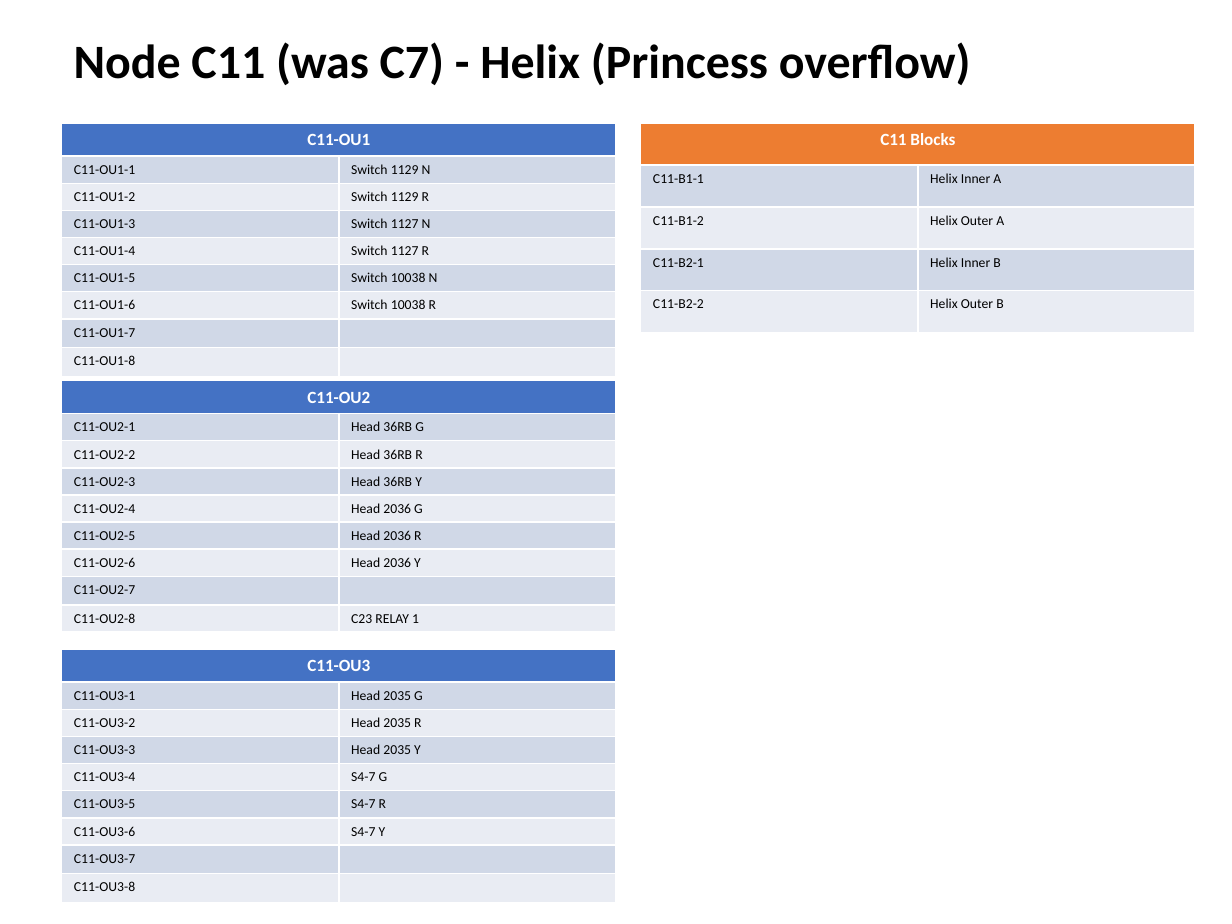
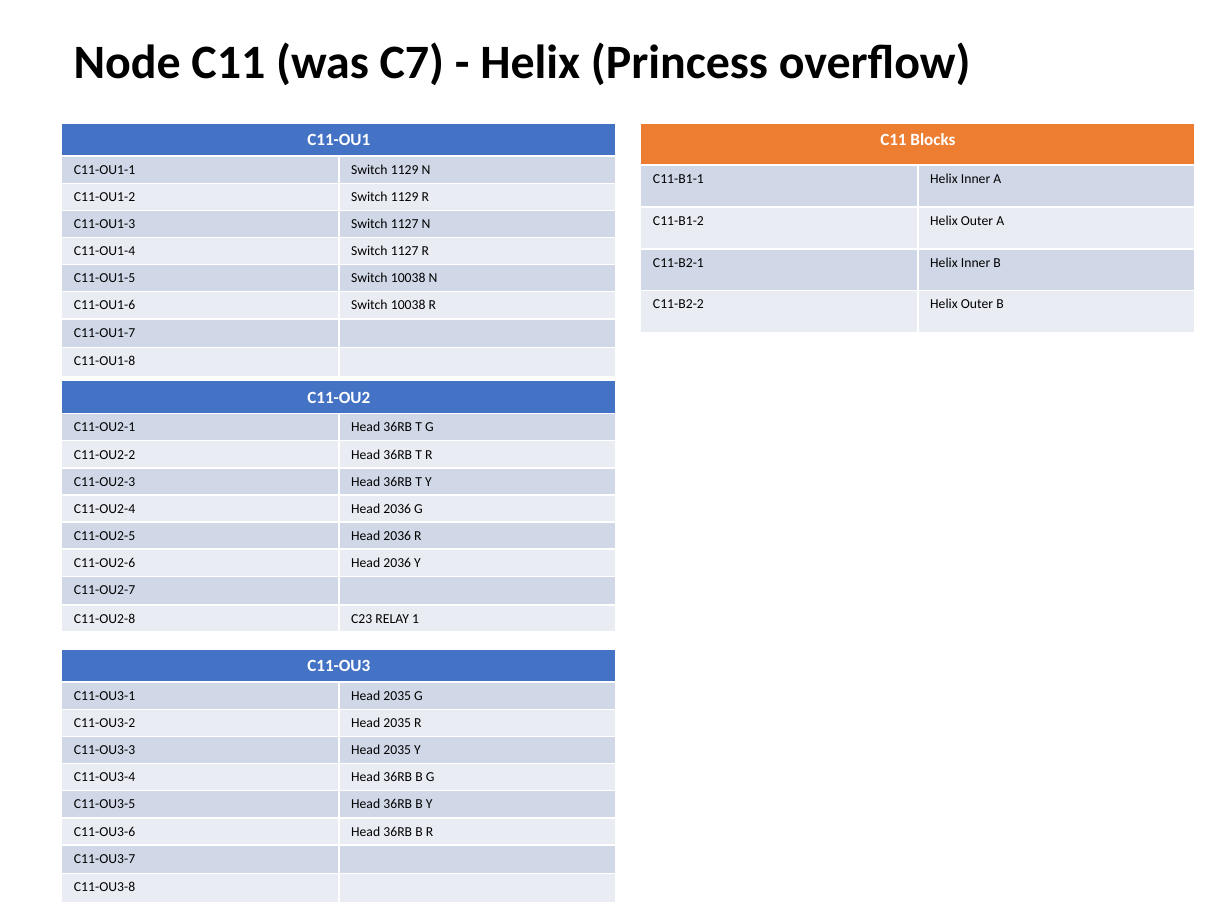
Before and after one commit to lnevo/hart, a slide deck: slide 7 of docs/wiring/Wiring_Schematic.pptx. Drawn at 1232x924 pixels with LibreOffice and Linux fonts; fonts in the diff are those of the drawing. Boxes give left, top, right and bottom in pixels: in the first picture for what was removed or moved away, otherwise in the second. Text is boxed around its words. In the diff, an @@ line names an element or a change of style, - is before the commit and + after.

```diff
--- a/docs/wiring/Wiring_Schematic.pptx
+++ b/docs/wiring/Wiring_Schematic.pptx
@@ table at <box>62,381,616,627</box> @@
-row 2, column 2: Head 36RB G
+row 2, column 2: Head 36RB T G
-row 3, column 2: Head 36RB R
+row 3, column 2: Head 36RB T R
-row 4, column 2: Head 36RB Y
+row 4, column 2: Head 36RB T Y
@@ table at <box>62,649,616,895</box> @@
-row 5, column 2: S4-7 G
+row 5, column 2: Head 36RB B G
-row 6, column 2: S4-7 R
+row 6, column 2: Head 36RB B Y
-row 7, column 2: S4-7 Y
+row 7, column 2: Head 36RB B R
```
Also in this commit, not shown: 5 other slides changed, 15 other files.
